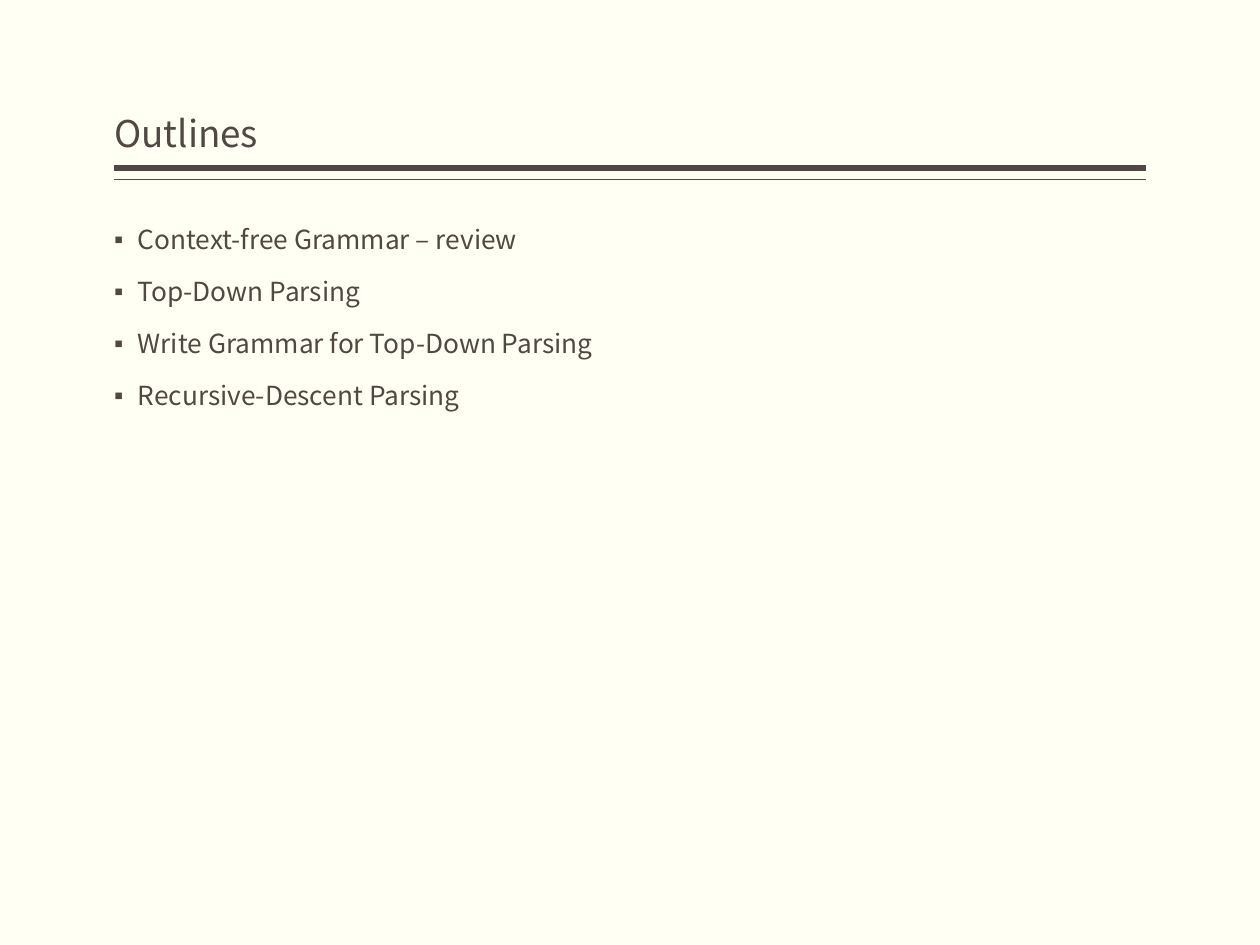
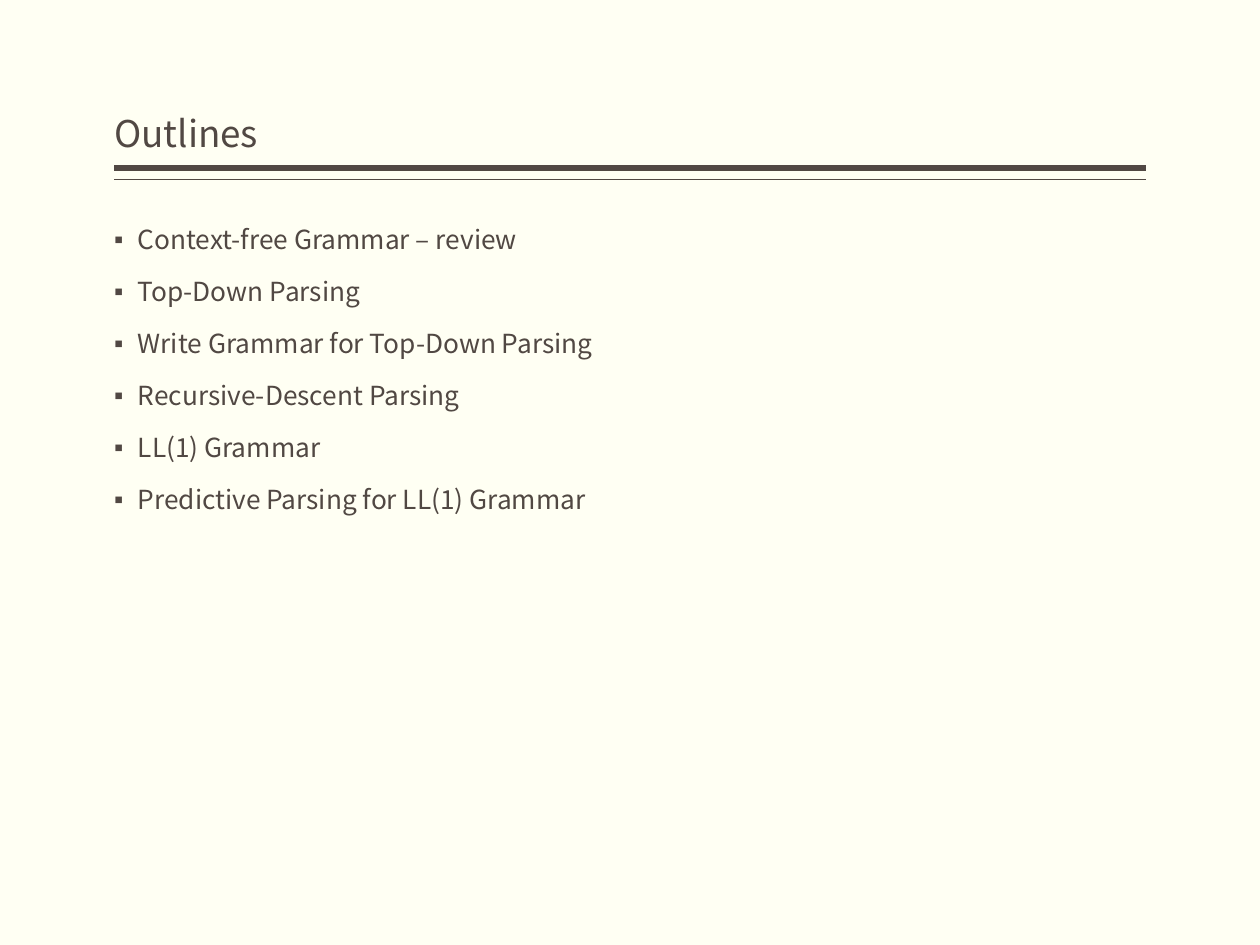
Before and after one commit to bonkboykz/jz81.github.io, a slide deck: slide 3 of course/compiler/LectureNotes/(Spring2017)Lecture4.pptx. Drawn at 1260x945 pixels with LibreOffice and Linux fonts; fonts in the diff are those of the drawing. Boxes give left, top, right and bottom in pixels: in the first picture for what was removed or moved away, otherwise in the second. Text is boxed around its words. In the diff, an @@ line names an element or a change of style, - is before the commit and + after.

```diff
--- a/course/compiler/LectureNotes/(Spring2017)Lecture4.pptx
+++ b/course/compiler/LectureNotes/(Spring2017)Lecture4.pptx
@@ text at (x1=138, y1=435, x2=586, y2=516): paragraphs added @@
+▪ LL(1) Grammar
+▪ Predictive Parsing for LL(1) Grammar
```
Also in this commit, not shown: 1 slide added.
